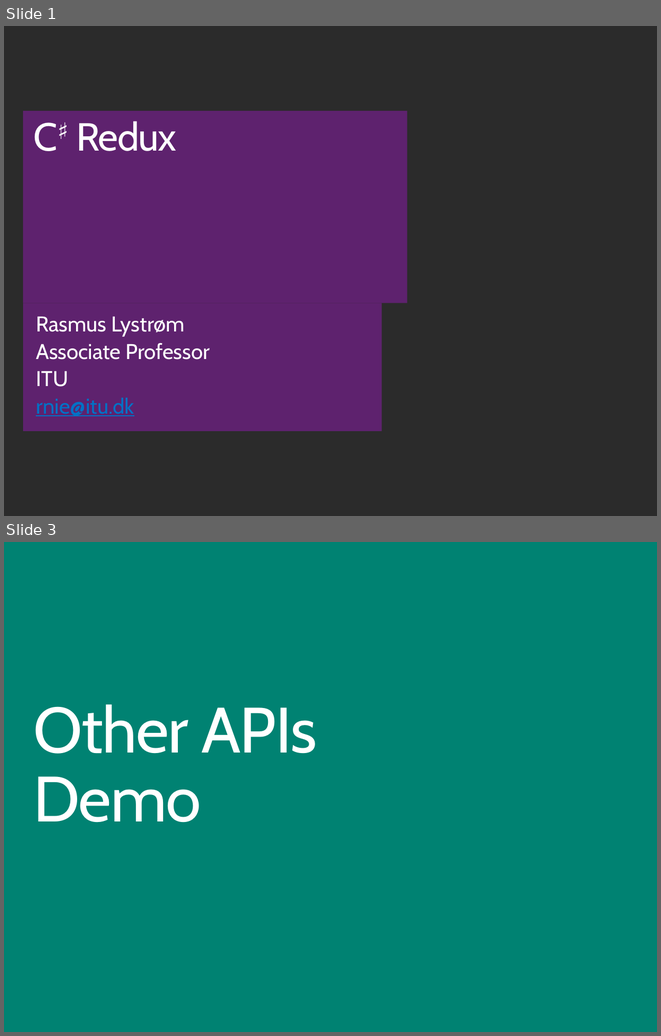
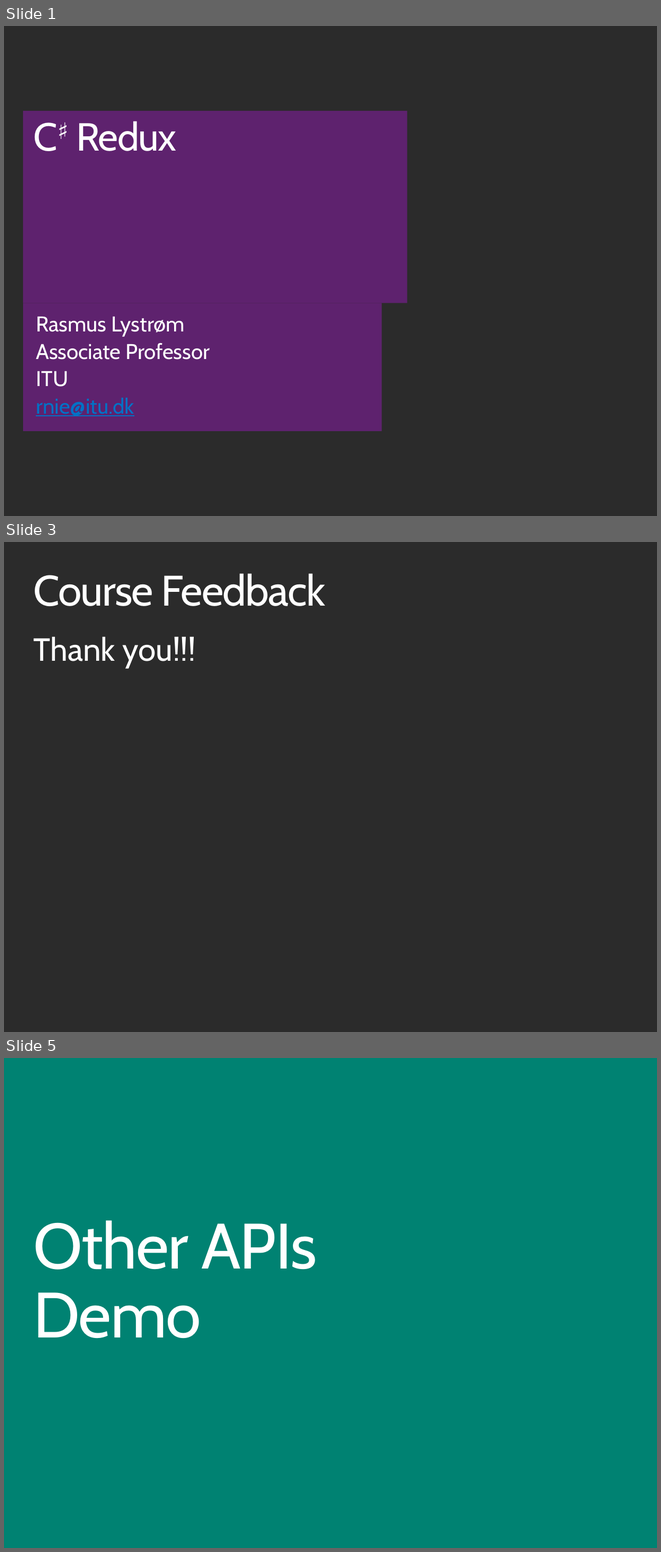
Before and after one commit to ondfisk/BDSA2018, a slide deck: Slides/Lecture11 - CSharp Redux.pptx. Shown one above the other, each under a label of ours: slides 1 and 3 before the commit, slides 1, 3 and 5 after it; the slides between them are not shown. The pictures are 661x1036 and 661x1552 pixels, drawn with LibreOffice and Linux fonts; fonts in the diff are those of the drawing; background and template pictures are left out; a plain dark background stands for a picture behind light text. Boxes give left, top, right and bottom in pixels: in the first picture for what was removed or moved away, otherwise in the second. Text is boxed around its words. In the diff, an @@ line names an element or a change of style, - is before the commit and + after.

```diff
--- a/Slides/Lecture11 - CSharp Redux.pptx
+++ b/Slides/Lecture11 - CSharp Redux.pptx
@@ slide 3 added at (4,542,657,1032), background picture (left out) @@
@@ title added at (33,573,326,606), 48 pt, text #FFFFFF @@
+Course Feedback
@@ text added at (34,636,196,668), 36 pt, text #FFFFFF @@
+Thank you!!!
@@ what was slide 3 is now slide 5 @@
```
Also in this commit, not shown: 3 slides changed, 1 other slide added.
